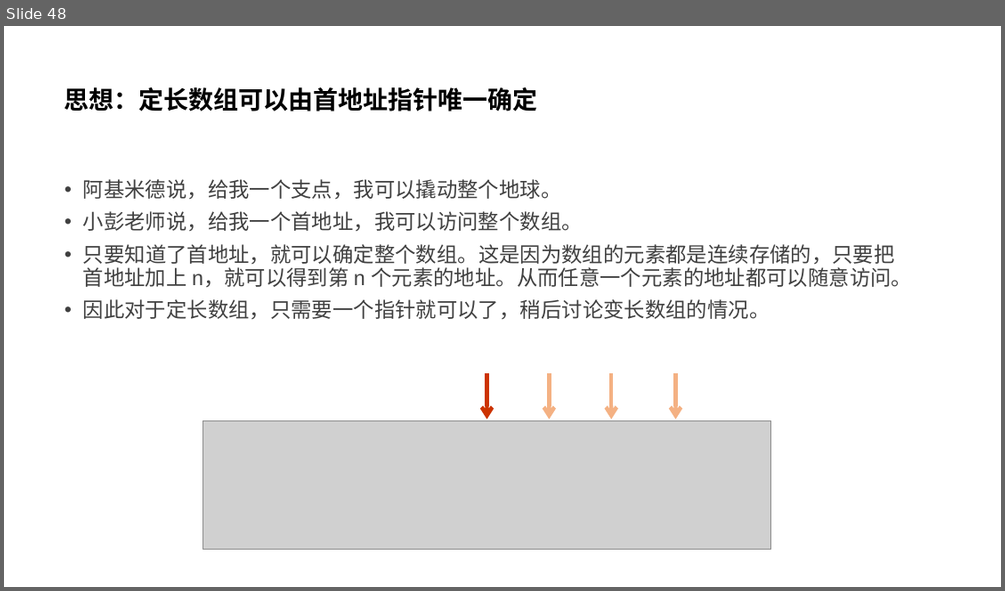
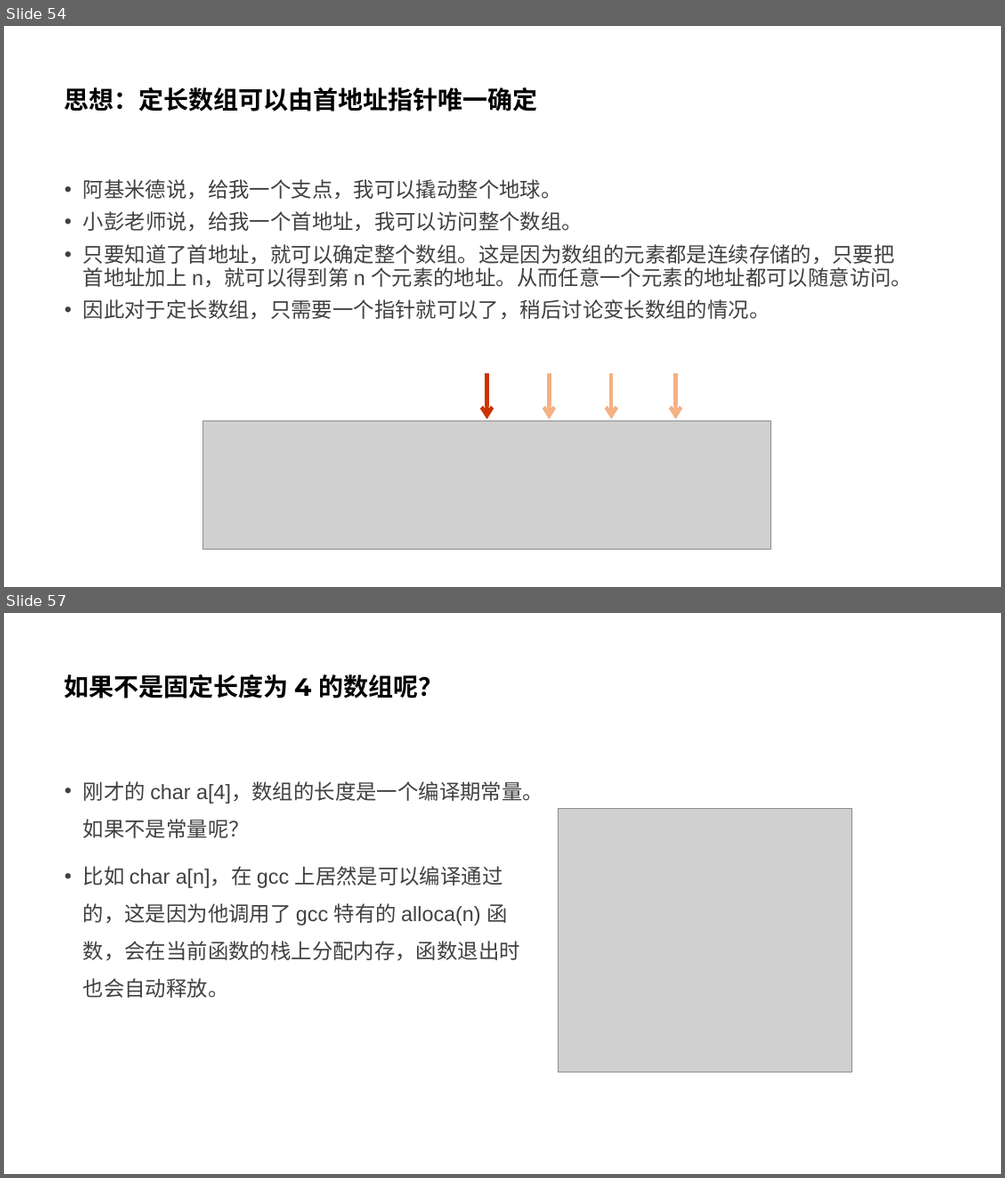
Before and after one commit to parallel101/course, a slide deck: 12/slides.pptx. Shown one above the other, each under a label of ours: slide 48 before the commit, slides 54 and 57 after it; the slides between them are not shown. The pictures are 1005x591 and 1005x1178 pixels, drawn with LibreOffice and Linux fonts; fonts in the diff are those of the drawing; grey boxes stand for pictures. Boxes give left, top, right and bottom in pixels: in the first picture for what was removed or moved away, otherwise in the second. Text is boxed around its words. In the diff, an @@ line names an element or a change of style, - is before the commit and + after.

```diff
--- a/12/slides.pptx
+++ b/12/slides.pptx
@@ slide 57 added at (4, 613, 1001, 1174), background #FFFFFF @@
@@ title added at (65, 674, 443, 698), 24 pt, text #000000, bold @@
+如果不是固定长度为 4 的数组呢？
@@ text added at (83, 781, 543, 997), 20 pt, text #404040 @@
+• 刚才的 char a[4]，数组的长度是一个编译期常量。如果不是常量呢？
+• 比如 char a[n]，在 gcc 上居然是可以编译通过的，这是因为他调用了 gcc 特有的 alloca(n) 函数，会在当前函数的栈上分配内存，函数退出时也会自动释放。
@@ picture added at (558, 809, 851, 1072) @@
@@ what was slide 48 is now slide 54 @@
```
Also in this commit, not shown: 4 slides changed, 36 other slides added, 44 other files.
